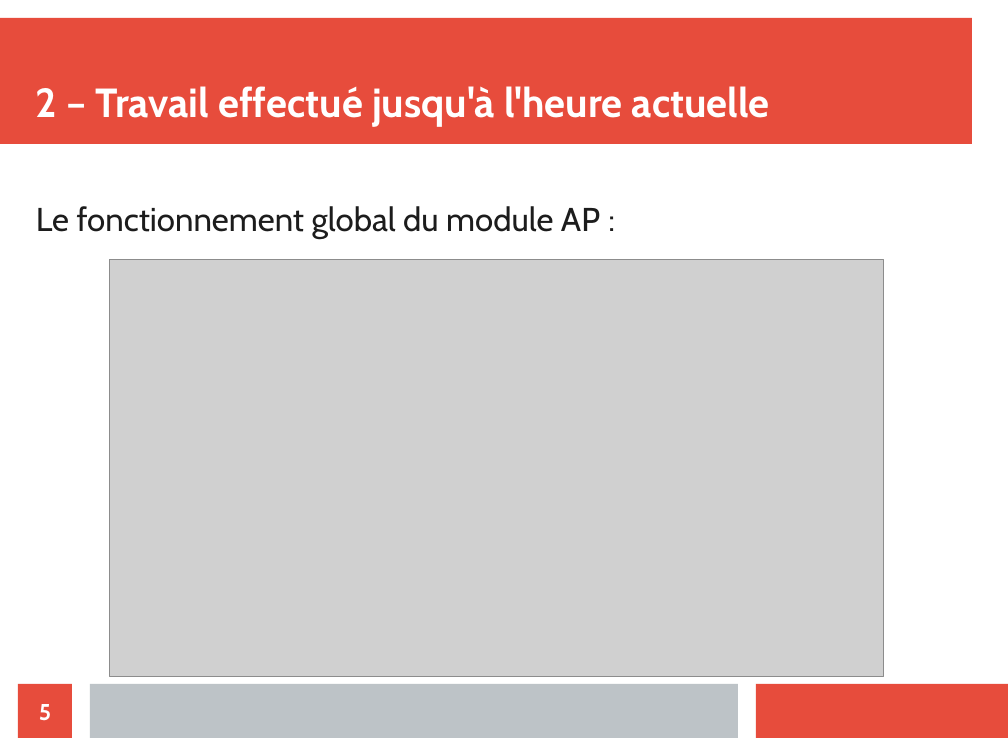
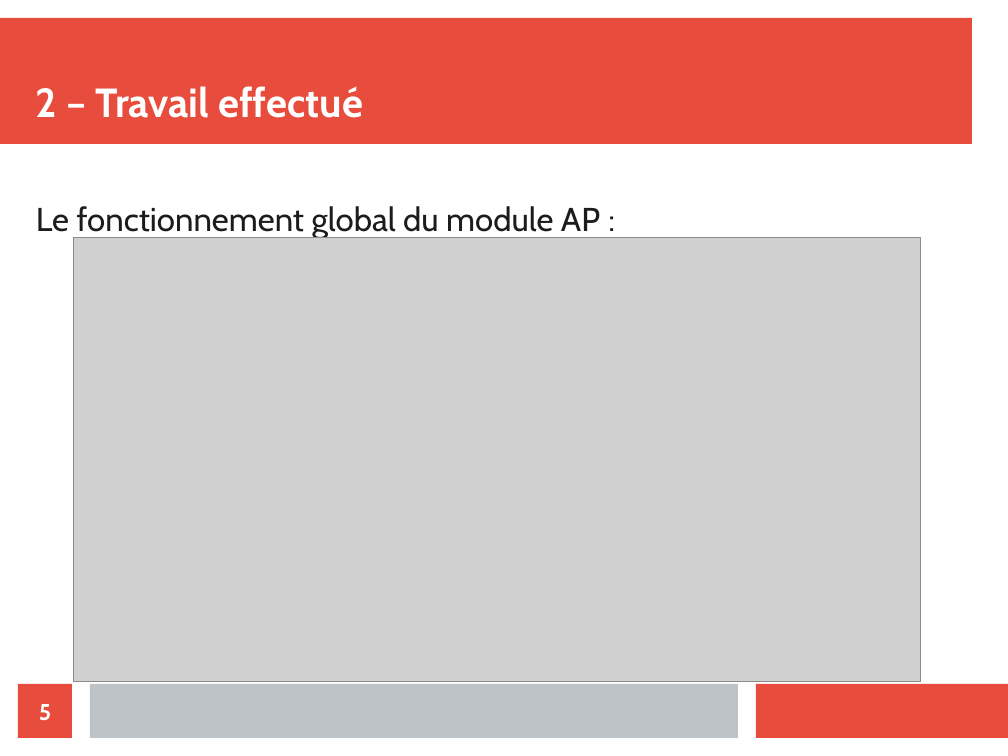
Before and after one commit to athmanmekh/AuttoPIlote-X-OPEN-PILOT, a slide deck: slide 5 of presentation/presentation 3/diapoPresentation (1).odp. Drawn at 1008x756 pixels with LibreOffice and Linux fonts; fonts in the diff are those of the drawing; grey boxes stand for pictures. Boxes give left, top, right and bottom in pixels: in the first picture for what was removed or moved away, otherwise in the second. Text is boxed around its words. In the diff, an @@ line names an element or a change of style, - is before the commit and + after.

```diff
--- a/presentation/presentation 3/diapoPresentation (1).odp
+++ b/presentation/presentation 3/diapoPresentation (1).odp
@@ title at box(36, 86, 363, 118): text changed @@
-2 – Travail effectué jusqu'à l'heure actuelle
+2 – Travail effectué
@@ picture: place and size @@
-picture at box(110, 260, 885, 677)
+picture at box(73, 238, 921, 682)
```
Also in this commit, not shown: 6 other slides changed, 1 slide added, 1 slide removed, 4 other files.
